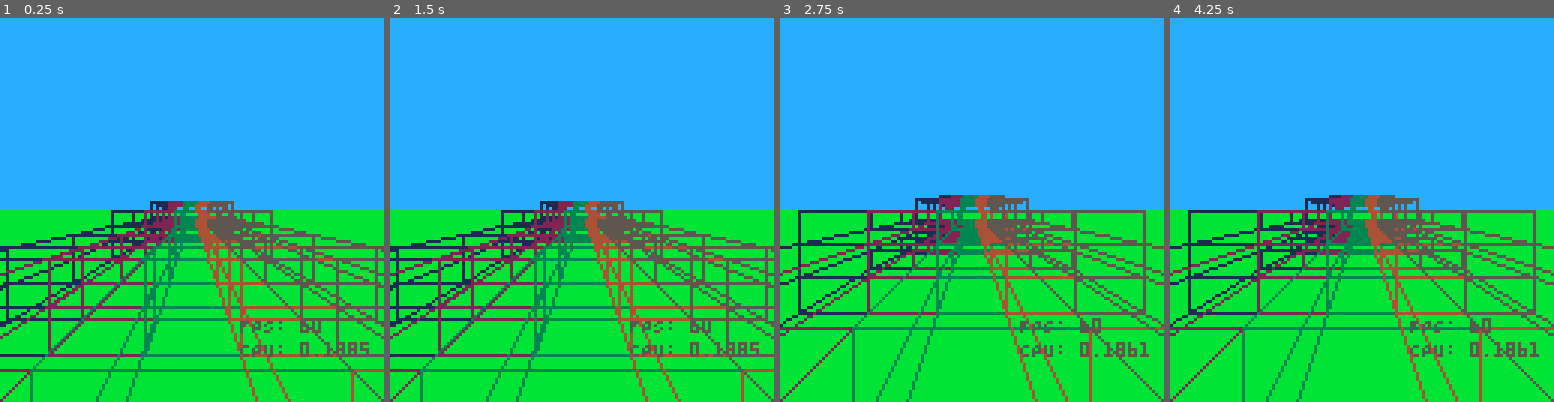
Above: before the commit, frames 1-4 (left to right).
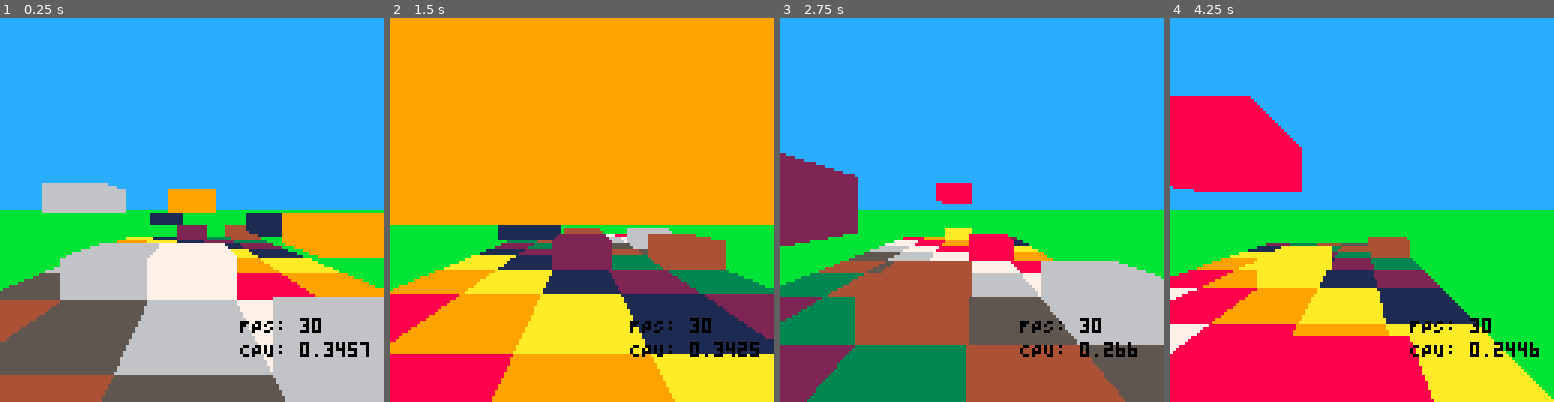
Above: after the commit, the same moments.

Repository: bobgar/pico3d
Game: PICO-8 cartridge 3d.p8
The game is run twice, just before and just after one commit, with the same random seed, the same clock (stepped at 60 frames per second) and the same inputs.
Inputs:
- Up to frame 1 (0.25 s): no input
- Up to frame 2 (1.5 s): no input
- Up to frame 3 (2.75 s): hold Right 1.6-2.1 s; hold Up 2.15-2.42 s; hold Right from 2.47 s (still down)
- Up to frame 4 (4.25 s): release Right at 3.03 s; hold Left 3.08-3.58 s; hold Down 3.63-3.97 s; hold Right from 4.02 s (still down)

The runs differ from the first frame. In frame 1, 48% of the frame differs, in the area x 0-100%, y 42-100%; in frame 2, 96%, in the area x 0-100%, y 0-100%; in frame 3, 47%; in frame 4, 47%.

Commit message:
Basic 3D stuff all seems to be working!

Diff:
--- a/3d.lua
+++ b/3d.lua
@@ -4,10 +4,19 @@
     ysize = 5
     zdist = 8
     px = 1
-    py = 5
-    pz = 1
+    py = 2
+    pz = 0
     speed = .1
+    vx=0
+    vy=0
+    advance=.1
+    damp=.98
     newmove = false;
+
+    xstep = 256 / (xsize-1)
+    ystep = (128 / (ysize-1))
+    zstep = 1
+
     initlevel()
 end
 
@@ -18,44 +27,63 @@
             add(level[x], {})
             for z=1,100 do
                 add(level[x][y],{})
-                level[x][y][z] =  y == ysize or y == (flr(-z/3)%ysize)
+                --level[x][y][z] =  y == ysize or y == (flr(-z/3)%ysize)
 
+                if y == ysize or (rnd() < .05) then
+                    level[x][y][z] = ((x+z)%10) +1
+                else
+                    level[x][y][z] =  0
+                end
             end
         end
     end
 end
 
-function _update60()
-    if btn(⬆️) then pz+= speed newmove=true end
+function _update()
+    if btn(⬆️) then vy+= speed  end
+    if btn(⬇️) then vy-= speed  end
+    if btn(➡️) then vx-= speed  end
+    if btn(⬅️) then vx+= speed end
+    px+=vx
+    py+=vy
+    vx*=damp
+    vy*=damp
+    pz+=advance
 end
 
 function _draw()
     rectfill(0,0,127,63,12)
     rectfill(0,64,127,127,11)
-    for x=1,xsize do
-        for y=1,ysize do
-            for z=flr(pz),flr(pz+zdist), 1.0 do
-                if level[x][y][z] then
-                    drawcube(x,y,z - pz)
+    for z=flr(pz+zdist),flr(pz-1), -1.0 do
+        for x=1,xsize do
+            for y=1,ysize do
+                if level[x][y][z] != 0 then
+                    drawcubemids(x,y,z, level[x][y][z])
+                end
+            end
+        end
+        for x=1,xsize do
+            for y=1,ysize do
+                if level[x][y][z] != 0 then
+                    drawcubefronts(x,y,z, level[x][y][z])
                 end
             end
         end
     end
+    color(0)
     print("FPS: " .. stat(7), 80,100)
     print("CPU: " .. stat(1), 80,108)
 end
 
-function drawcube(x,y,z)
-    local c = x
-    local xstep = 128 / (xsize-1)
-    local ystep = (64 / (ysize-1))
-    local zstep = 1
+function drawcubefronts(x,y,iz, c)
+    local z = iz - pz
 
-    local cx = ((x-1.5) / (xsize-1)) * 128 - 64
-    local cy = ((y-1) / (ysize-1)) * 64 - 32
     local cz = z * zstep
+    if cz < 0 then return end
+    if cz < 0.01 then cz += .01 end
 
-    if abs(cz) < 0.1 or abs(cz +zstep) <0.1 then cz += .3 end
+    local cx = ((x-1.5) / (xsize-1)) * 256 - 128 + px
+    local cy = ((y-1) / (ysize-1)) * 128 - 64 + py
 
     local px1 = cx / cz +64
     local px2 = (cx+xstep) / cz +64
@@ -67,33 +95,62 @@
     local py3 = cy / (cz+zstep) + 64
     local py4 = (cy+ystep) / (cz+zstep) + 64
 
+    --px1 += px px2 += px px3 += px px4 += px
+    --py1 += py py2 += py py3 += py py4 += py
+
+    color(c)
+
+    --front
+    if iz<=1 or level[x][y][iz-1] == 0 then
+        qfill_ccw( px1, py1, px1, py2, px2, py2,px2, py1)
+    end
+end
+
+function drawcubemids(x,y,iz, c)
+    local z = iz - pz
+
+    local cz = z * zstep
     if cz < 0 then return end
+    if cz < 0.01 then cz += .01 end
 
-    if newmove then
-        printh("x=" .. x .. " y=" .. y .. " z=" .. z .. " points: " .. py1 .. ' , ' .. py2 .. ' , ' .. py3 .. ' , ' .. py4 .. ' , ' )
-        newmove=false
+    local cx = ((x-1.5) / (xsize-1)) * 256 - 128 + px
+    local cy = ((y-1) / (ysize-1)) * 128 - 64 + py
+
+    local px1 = cx / cz +64
+    local px2 = (cx+xstep) / cz +64
+    local px3 = cx / (cz+zstep) +64
+    local px4 = (cx+xstep) / (cz+zstep) +64
+
+    local py1 = cy / cz + 64
+    local py2 = (cy+ystep) / cz + 64
+    local py3 = cy / (cz+zstep) + 64
+    local py4 = (cy+ystep) / (cz+zstep) + 64
+
+    -- px1 += px px2 += px px3 += px px4 += px
+    -- py1 += py py2 += py py3 += py py4 += py
+
+    color(c)
+
+    --back NOTE never needed right now
+    --qfill_ccw( px3, py3, px3, py4, px4, py4,px4, py3)
+
+    --right
+    if x>=xsize or level[x+1][y][iz] == 0 then
+        qfill_ccw(px2, py1, px4, py3, px4, py4, px2, py2)
     end
 
-    color(c)
-    --draw the near square
-    line(px1, py1, px2, py1)
-    line(px2,py1, px2, py2)
-    line(px2, py2, px1, py2)
-    line(px1, py2, px1, py1)
-    --draw the far square
-    line(px3, py3, px4, py3)
-    line(px4,py3, px4, py4)
-    line(px4, py4, px3, py4)
-    line(px3, py4, px3, py3)
-    --connect the squares
-    line(px1, py1, px3, py3)
-    line(px2, py1, px4, py3)
-    line(px2, py2, px4, py4)
-    line(px1, py2, px3, py4)
+    --left
+    if x<=1 or level[x-1][y][iz] == 0 then
+        qfill_ccw(px1, py1, px3, py3, px3, py4, px1, py2)
+    end
+
+    --bottom
+    if y<ysize and level[x][y+1][iz] == 0 then
+        qfill_ccw(px2,py2,px4,py4, px3,py4, px1, py2)
+    end
+
+    --top
+    if y<=1 or level[x][y-1][iz] == 0 then
+        qfill_ccw(px2, py1, px4, py3, px3, py3, px1, py1)
+    end
 end
-
-function checkshouldreturn()
-    --if px1 < 0 or px2 > 127 or py1 < 0 or py2 > 127 then return true end
-    --if px1 < 0 or py1 < 0 then return true end
-    return false
-end
--- a/3d.p8
+++ b/3d.p8
@@ -2,6 +2,7 @@
 version 43
 __lua__
 #include 3d.lua
+#include helpers.lua
 __gfx__
 00000000000000000000000000000000000000000000000000000000000000000000000000000000000000000000000000000000000000000000000000000000
 00000000000000000000000000000000000000000000000000000000000000000000000000000000000000000000000000000000000000000000000000000000
--- /dev/null
+++ b/helpers.lua
@@ -0,0 +1,394 @@
+function qfill(x1,y1, x2,y2, x3,y3, x4,y4)
+  -- localize globals for speed
+  local flr,rectfill,max,min = flr,rectfill,max,min
+
+  -- pack coords
+  local xs={x1,x2,x3,x4}
+  local ys={y1,y2,y3,y4}
+
+  -- helpers
+  local function ceil(a) return -flr(-a) end
+  local function inc(i) i+=1 if i>4 then i=1 end return i end
+  local function dec(i) i-=1 if i<1 then i=4 end return i end
+
+  -- find top (min y) and bottom (max y) vertices
+  local top=1 bottom=1
+  for i=2,4 do
+    if ys[i]<ys[top] then top=i end
+    if ys[i]>ys[bottom] then bottom=i end
+  end
+  if ys[top]==ys[bottom] then return end -- totally flat or degenerate
+
+  -- build the two edge chains from top->bottom:
+  -- forward goes top, top+1, ... until bottom
+  -- backward goes top, top-1, ... until bottom
+  local f0=top
+  local f1=inc(f0)
+  -- advance until we hit bottom
+  while f1~=bottom do f0=f1; f1=inc(f1) end
+  -- at this point, forward chain is: top -> ... -> bottom (implicit)
+
+  local b0=top
+  local b1=dec(b0)
+  while b1~=bottom do b0=b1; b1=dec(b1) end
+  -- backward chain is: top -> ... -> bottom (implicit)
+
+  -- edge walker constructor for segment a->b (assumes ay!=by)
+  -- returns {y0,y1,x,dxdy} with y clipped to [0..127]
+  local function mkedge(a,b)
+    local ax,ay=xs[a],ys[a]
+    local bx,by=xs[b],ys[b]
+    if ay>by then
+      -- enforce a above b
+      ax,ay,bx,by = bx,by,ax,ay
+    end
+    if ay==by then return nil end
+
+    local y0=ceil(ay)
+    local y1=ceil(by)-1
+    -- clip to screen y
+    if y1<0 or y0>127 then return nil end
+    if y0<0 then y0=0 end
+    if y1>127 then y1=127 end
+    if y0>y1 then return nil end
+
+    local dxdy=(bx-ax)/(by-ay)
+    local x=ax + dxdy*(y0 - ay)
+    return {y0=y0,y1=y1,x=x,dxdy=dxdy}
+  end
+
+  -- make first segments on each chain (from top downward)
+  local eL = mkedge(top, inc(top))
+  local eR = mkedge(top, dec(top))
+
+  -- either chain could start with a horizontal edge; skip ahead if so
+  local iL = inc(top)
+  while not eL and iL~=bottom do
+    local next_i = inc(iL)
+    eL = mkedge(iL, next_i)
+    iL = next_i
+  end
+
+  local iR = dec(top)
+  while not eR and iR~=bottom do
+    local next_i = dec(iR)
+    eR = mkedge(iR, next_i)
+    iR = next_i
+  end
+
+  if not eL or not eR then return end
+
+  -- decide which chain is actually left/right at the first active scanline
+  local ystart = max(eL.y0, eR.y0)
+  if ystart>eL.y0 then eL.x = eL.x + eL.dxdy*(ystart - eL.y0); eL.y0=ystart end
+  if ystart>eR.y0 then eR.x = eR.x + eR.dxdy*(ystart - eR.y0); eR.y0=ystart end
+  if eL.x>eR.x then eL,eR = eR,eL end
+
+  -- draw until both chains finish
+  while eL and eR do
+    local y0  = max(eL.y0, eR.y0)
+    local y1  = min(eL.y1, eR.y1)
+    if y0<=y1 then
+      -- advance x to y0 (if an edge started higher)
+      -- (after first segment this is usually a no-op)
+      -- half-pixel bias rounding
+      for y=y0,y1 do
+        local xl = flr(eL.x+0.5)
+        local xr = flr(eR.x+0.5)
+        -- clip span to screen x
+        if xr>=0 and xl<=127 then
+          if xl<0 then xl=0 end
+          if xr>127 then xr=127 end
+          if xr>=xl then rectfill(xl,y,xr,y) end
+        end
+        eL.x += eL.dxdy
+        eR.x += eR.dxdy
+      end
+    end
+
+    -- advance whichever edge ended at y1
+    local ended_left  = (not eR) or (eL and y1>=eL.y1)
+    local ended_right = (not eL) or (eR and y1>=eR.y1)
+
+    if ended_left then
+      -- move to next segment on left chain
+      if iL~=bottom then
+        local next_i = inc(iL)
+        eL = mkedge(iL, next_i)
+        iL = next_i
+        -- align to next scanline
+        if eL and y1+1>eL.y0 then
+          eL.x = eL.x + eL.dxdy*((y1+1)-eL.y0)
+          eL.y0 = y1+1
+        end
+      else
+        eL=nil
+      end
+    end
+
+    if ended_right then
+      -- move to next segment on right chain
+      if iR~=bottom then
+        local next_i = dec(iR)
+        eR = mkedge(iR, next_i)
+        iR = next_i
+        if eR and y1+1>eR.y0 then
+          eR.x = eR.x + eR.dxdy*((y1+1)-eR.y0)
+          eR.y0 = y1+1
+        end
+      else
+        eR=nil
+      end
+    end
+
+    -- keep chains as left/right for the next scan block
+    if eL and eR and eL.x>eR.x then eL,eR = eR,eL end
+  end
+end
+
+
+--triangle
+
+function trifill(x1, y1, x2, y2, x3, y3, col)
+  if col != nil then color(col) end
+  -- Sort points by y-coordinate (p1.y <= p2.y <= p3.y)
+  if y1 > y2 then x1, y1, x2, y2 = x2, y2, x1, y1 end
+  if y1 > y3 then x1, y1, x3, y3 = x3, y3, x1, y1 end
+  if y2 > y3 then x2, y2, x3, y3 = x3, y3, x2, y2 end
+
+  -- Check for flat-top or flat-bottom cases
+  if y1 == y2 then -- Flat-top triangle
+    fill_flat_top(x1, y1, x2, y2, x3, y3)
+  elseif y2 == y3 then -- Flat-bottom triangle
+    fill_flat_bottom(x1, y1, x2, y2, x3, y3)
+  else -- General case, split into two triangles
+    local x4 = x1 + (x3 - x1) * (y2 - y1) / (y3 - y1)
+    fill_flat_bottom(x1, y1, x4, y2, x2, y2)
+    fill_flat_top(x2, y2, x4, y2, x3, y3)
+  end
+end
+
+function fill_flat_bottom(x1, y1, x2, y2, x3, y3)
+  local invslope1 = (x2 - x1) / (y2 - y1)
+  local invslope2 = (x3 - x1) / (y3 - y1)
+  local curx1 = x1
+  local curx2 = x1
+  for scanline = y1, y2 do
+    line(curx1, scanline, curx2, scanline)
+    curx1 += invslope1
+    curx2 += invslope2
+  end
+end
+
+function fill_flat_top(x1, y1, x2, y2, x3, y3)
+  local invslope1 = (x3 - x1) / (y3 - y1)
+  local invslope2 = (x3 - x2) / (y3 - y2)
+  local curx1 = x3
+  local curx2 = x3
+  for scanline = y3, y1, -1 do
+    line(curx1, scanline, curx2, scanline)
+    curx1 -= invslope1
+    curx2 -= invslope2
+  end
+end
+
+
+--trifill fast
+-- ultra-lite ceil (faster than -flr(-x) in practice on pico-8)
+local function ceil(x)
+  local i=flr(x)
+  if x>i then i+=1 end
+  return i
+end
+
+-- draw spans y0..y1 (inclusive) with running xL/xR and per-scan slopes
+-- expects: y0<=y1 and y already clipped to [0..127]
+local function _scan(y0,y1, xl, xr, dxl, dxr)
+  -- align to first y if the caller started earlier
+  local y = y0
+  if y<0 then
+    local adv = -y
+    xl += dxl*adv
+    xr += dxr*adv
+    y = 0
+  end
+  if y1>127 then y1=127 end
+  for yy=y,y1 do
+    -- clip span in x just once per scan (branch is cheap, saves line work)
+    local l = flr(xl+0.5)
+    local r = flr(xr+0.5)
+    if r>=0 and l<=127 then
+      if l<0 then l=0 end
+      if r>127 then r=127 end
+      if r>=l then rectfill(l,yy,r,yy) end
+    end
+    xl += dxl
+    xr += dxr
+  end
+end
+
+-- backface (optional): skip if screen-space area <= 0 (CW)
+local function backface4(x1,y1,x2,y2,x3,y3,x4,y4)
+  -- sum triangle areas (shoelace). positive => CCW
+  local a = (x2-x1)*(y3-y1)-(y2-y1)*(x3-x1)
+  a += (x4-x1)*(y3-y1)-(y4-y1)*(x3-x1)
+  return a<0
+end
+
+-- optional bbox reject (skip if outside screen entirely)
+local function bbox_off(x1,y1,x2,y2,x3,y3,x4,y4)
+  local minx = min(min(x1,x2),min(x3,x4))
+  local maxx = max(max(x1,x2),max(x3,x4))
+  local miny = min(min(y1,y2),min(y3,y4))
+  local maxy = max(max(y1,y2),max(y3,y4))
+  return maxx<0 or minx>127 or maxy<0 or miny>127
+end
+
+function qfill_ccw(x1,y1,x2,y2,x3,y3,x4,y4)
+
+  --if bbox_off(x1,y1,x2,y2,x3,y3,x4,y4) then return end
+  --if backface4(x1,y1,x2,y2,x3,y3,x4,y4) then return end
+
+  tri_ultra(x1,y1,x2,y2,x3,y3)
+  tri_ultra(x1,y1,x3,y3,x4,y4)
+end
+
+
+-- triangle fill (solid). uses current pen.
+-- order doesn't matter; we sort by y.
+function tri_ultra(x1,y1,x2,y2,x3,y3)
+  -- localize hot globals
+  local rectfill = rectfill
+
+  -- sort by y: y1<=y2<=y3
+  if y1>y2 then x1,y1,x2,y2=x2,y2,x1,y1 end
+  if y1>y3 then x1,y1,x3,y3=x3,y3,x1,y1 end
+  if y2>y3 then x2,y2,x3,y3=x3,y3,x2,y2 end
+
+  -- reject (no height)
+  if y1==y3 then return end
+  -- fast vertical clip
+  local y0 = y1
+  local y3i = y3
+  if y3i<0 or y0>127 then return end
+  -- integer row bounds (inclusive)
+  local ystart = y0
+  local yend   = y3i
+  -- ceil without function call (cheap)
+  local yi = flr(ystart)
+  if yi<ystart then yi+=1 end
+  ystart = yi
+  yi = flr(yend)
+  if yi<yend then yi+=1 end
+  yend = yi-1
+  if ystart>127 or yend<0 then return end
+  if ystart<0 then ystart=0 end
+  if yend>127 then yend=127 end
+  if ystart>yend then return end
+
+  -- long edge (1->3)
+  local dy13 = (y3 - y1)
+  local dx13 = (x3 - x1) / dy13
+  local x_long = x1 + dx13*(ystart - y1)
+
+  if y1==y2 then
+    -- flat top: short edge (2->3)
+    local dy23 = (y3 - y2)
+    if dy23==0 then return end
+    local dx23 = (x3 - x2) / dy23
+    local x_short = x3 - dx23*(y3 - ystart)
+
+    for y=ystart,yend do
+      local xl, xr = x_long, x_short
+      if xl>xr then xl,xr = xr,xl end
+      -- x clip
+      if xr>=0 and xl<=127 then
+        if xl<0 then xl=0 end
+        if xr>127 then xr=127 end
+        if xr>=xl then rectfill(xl,y,xr,y) end
+      end
+      x_long += dx13
+      x_short += dx23
+    end
+    return
+  end
+
+  if y2==y3 then
+    -- flat bottom: short edge (1->2)
+    local dy12 = (y2 - y1)
+    if dy12==0 then return end
+    local dx12 = (x2 - x1) / dy12
+    local x_short = x1 + dx12*(ystart - y1)
+
+    for y=ystart,yend do
+      local xl, xr = x_short, x_long
+      if xl>xr then xl,xr = xr,xl end
+      if xr>=0 and xl<=127 then
+        if xl<0 then xl=0 end
+        if xr>127 then xr=127 end
+        if xr>=xl then rectfill(xl,y,xr,y) end
+      end
+      x_short += dx12
+      x_long  += dx13
+    end
+    return
+  end
+
+  -- general case: split at y2
+  -- part A: y1..y2 uses short (1->2)
+  local ysplit = y2
+  local ytop   = ystart
+  local ymid   = ysplit
+  yi = flr(ymid)
+  if yi<ymid then yi+=1 end
+  ymid = yi-1
+
+  local dy12 = (y2 - y1)
+  local dx12 = (x2 - x1) / dy12
+  local x_sA = x1 + dx12*(ytop - y1)
+  local x_lA = x_long
+
+  if ytop<=ymid then
+    for y=ytop,ymid do
+      local xl, xr = x_sA, x_lA
+      if xl>xr then xl,xr = xr,xl end
+      if xr>=0 and xl<=127 then
+        if xl<0 then xl=0 end
+        if xr>127 then xr=127 end
+        if xr>=xl then rectfill(xl,y,xr,y) end
+      end
+      x_sA += dx12
+      x_lA += dx13
+    end
+  end
+
+  -- part B: y2..y3 uses short (2->3)
+  local ybot = yend
+  local dy23 = (y3 - y2)
+  local dx23 = (x3 - x2) / dy23
+
+  -- advance long edge to max(y2, ystart)
+  local ystartB = ysplit
+  if ystartB<ystart then ystartB=ystart end
+  -- ceil again quickly
+  yi = flr(ystartB)
+  if yi<ystartB then yi+=1 end
+  ystartB = yi
+
+  local x_sB = x2 + dx23*(ystartB - y2)
+  local x_lB = x1 + dx13*(ystartB - y1)
+
+  if ystartB<=ybot then
+    for y=ystartB,ybot do
+      local xl, xr = x_lB, x_sB
+      if xl>xr then xl,xr = xr,xl end
+      if xr>=0 and xl<=127 then
+        if xl<0 then xl=0 end
+        if xr>127 then xr=127 end
+        if xr>=xl then rectfill(xl,y,xr,y) end
+      end
+      x_lB += dx13
+      x_sB += dx23
+    end
+  end
+end
